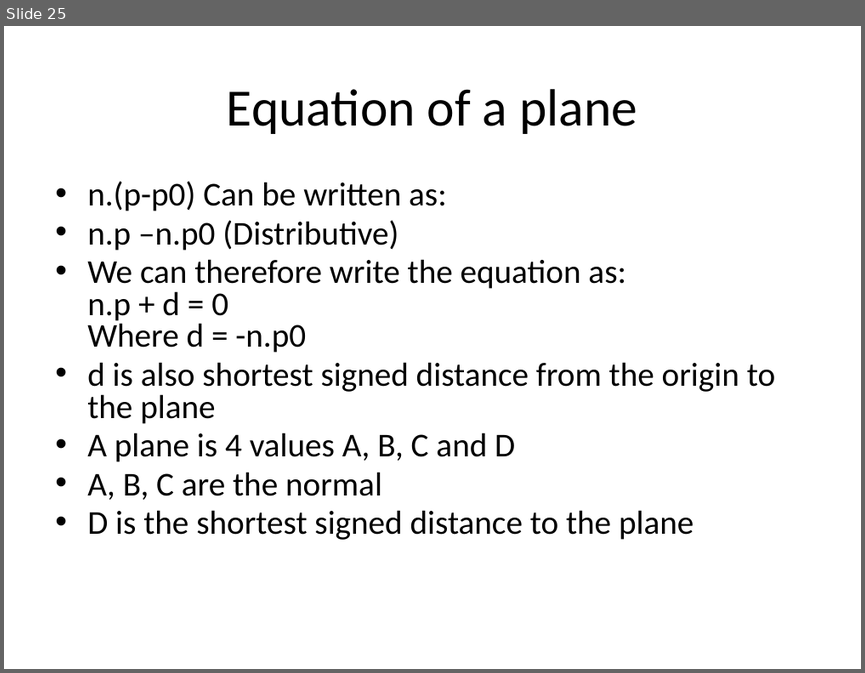
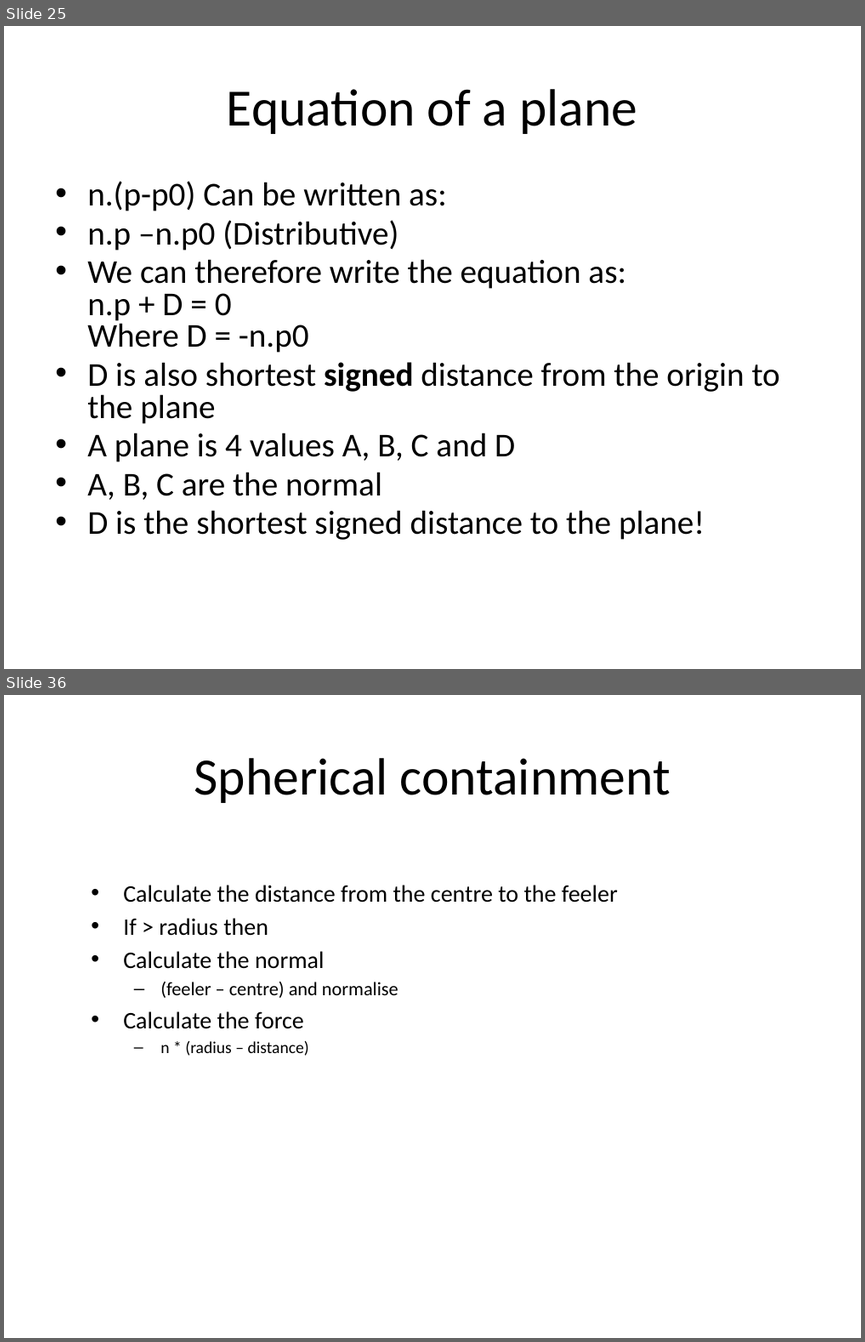
Before and after one commit to skooter500/UnitySteeringBehaviours, a slide deck: Lectures/Game AI 3.pptx. Shown one above the other, each under a label of ours: slide 25 before the commit, slides 25 and 36 after it; the slides between them are not shown. The pictures are 865x673 and 865x1342 pixels, drawn with LibreOffice and Linux fonts; fonts in the diff are those of the drawing; background and template pictures are left out. Boxes give left, top, right and bottom in pixels: in the first picture for what was removed or moved away, otherwise in the second. Text is boxed around its words. In the diff, an @@ line names an element or a change of style, - is before the commit and + after.

```diff
--- a/Lectures/Game AI 3.pptx
+++ b/Lectures/Game AI 3.pptx
@@ slide 36 added at (4,695,861,1338), background #FFFFFF @@
@@ title added at (194,758,670,803), 44 pt, text #000000 @@
+Spherical containment
@@ text added at (123,885,618,1055), 20 pt, text #000000 @@
+• Calculate the distance from the centre to the feeler
+• If > radius then
+• Calculate the normal
+  – (feeler – centre) and normalise
+• Calculate the force
+  – n * (radius – distance)
@@ slide 25 changed as well @@
@@ text at (87,259,780,424): text changed @@
-• We can therefore write the equation as:
-  n.p + d = 0
-  Where d = -n.p0
-• d is also shortest signed distance from the origin to the plane
+• We can therefore write the equation as:
+  n.p + D = 0
+  Where D = -n.p0
+• D is also shortest signed distance from the origin to the plane
@@ text at (87,510,704,539): text changed @@
-• D is the shortest signed distance to the plane
+• D is the shortest signed distance to the plane!
```
Also in this commit, not shown: 6 other slides changed, 14 other slides added, 2 other files.
